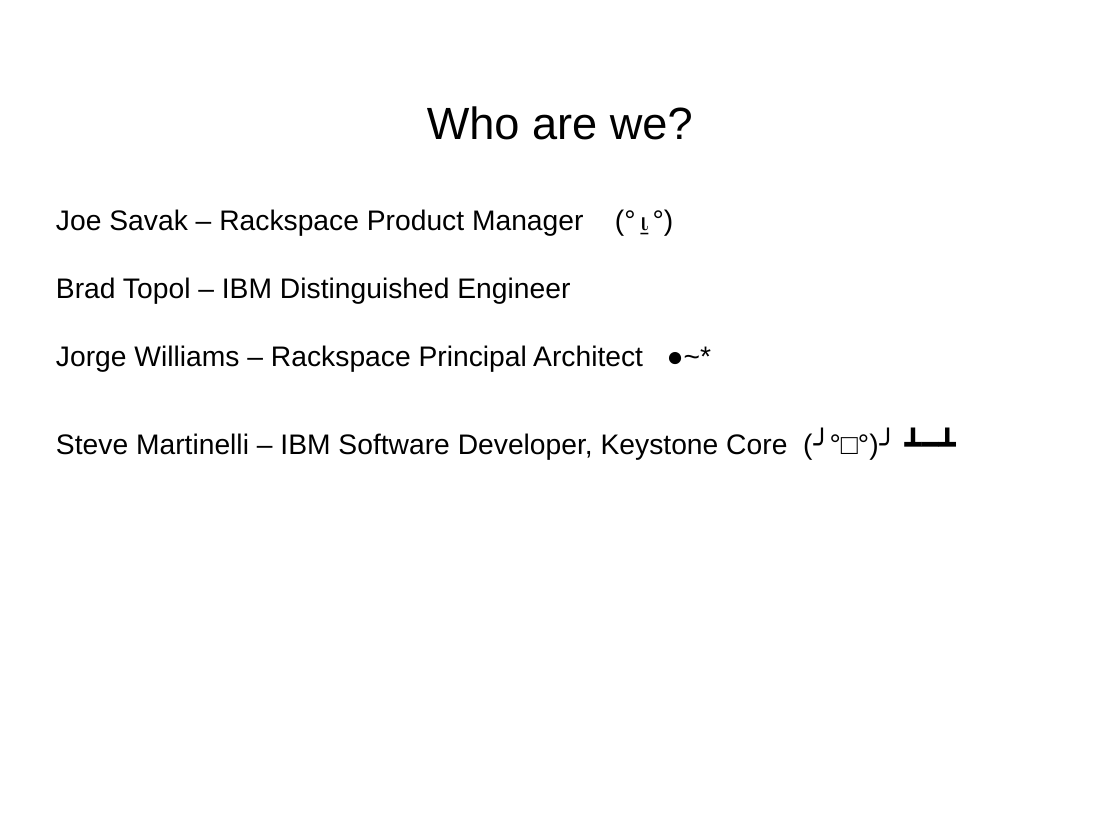
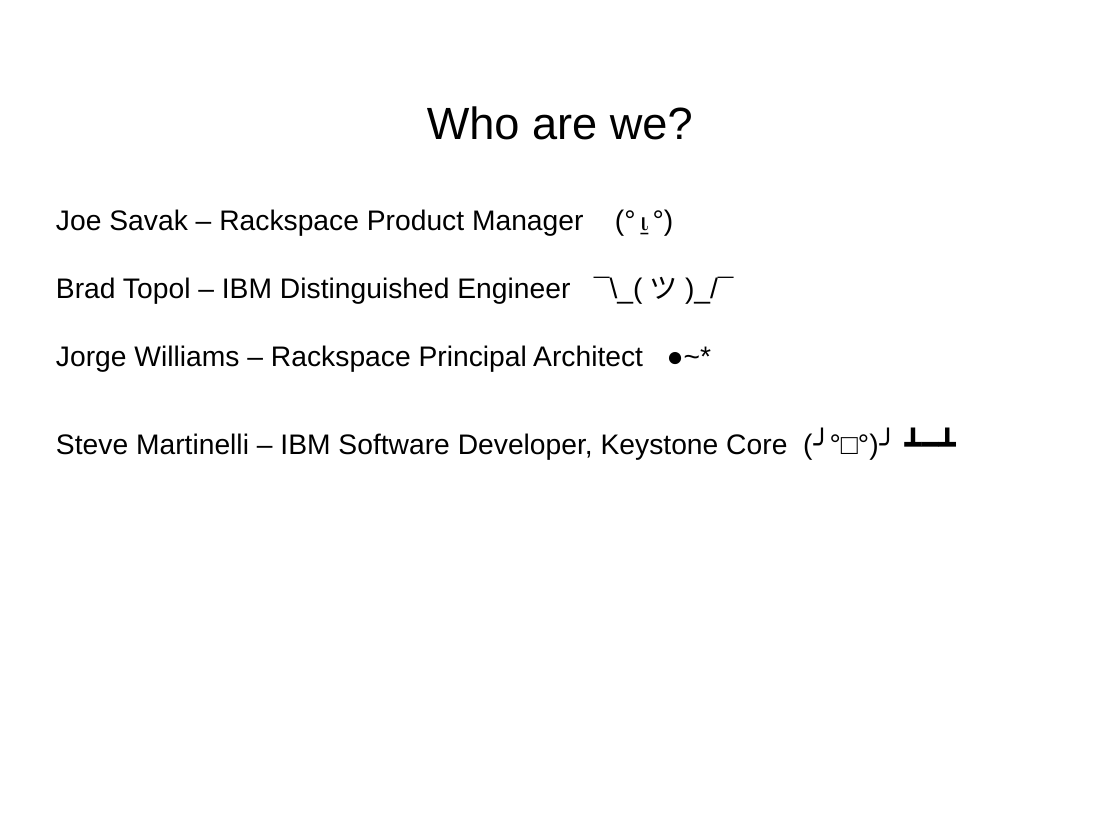
Before and after one commit to joesavak/OpenStackFederation, a slide deck: slide 3 of os-federation.odp. Drawn at 1120x840 pixels with LibreOffice and Linux fonts; fonts in the diff are those of the drawing. Boxes give left, top, right and bottom in pixels: in the first picture for what was removed or moved away, otherwise in the second. Text is boxed around its words. In the diff, an @@ line names an element or a change of style, - is before the commit and + after.

```diff
--- a/os-federation.odp
+++ b/os-federation.odp
@@ subtitle at (x1=56, y1=277, x2=678, y2=304): text changed @@
-Brad Topol – IBM Distinguished Engineer
+Brad Topol – IBM Distinguished Engineer ¯\_(ツ)_/¯
```
Also in this commit, not shown: 4 other slides changed, 2 slides added.
